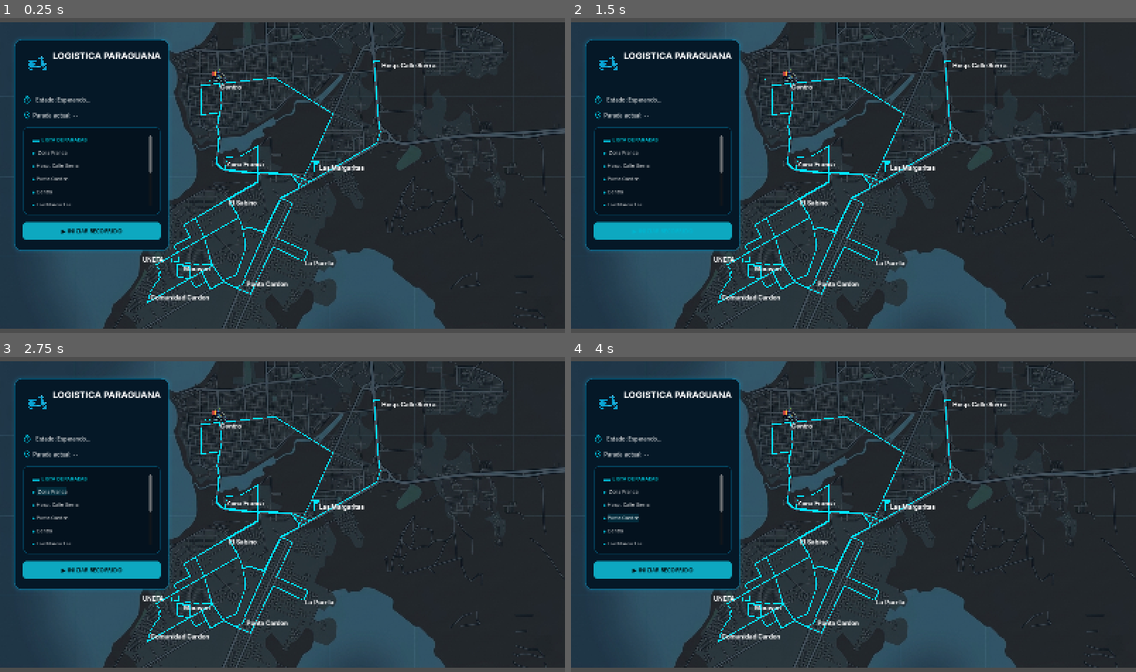
Above: before the commit, frames 1-4 (two rows, left to right).
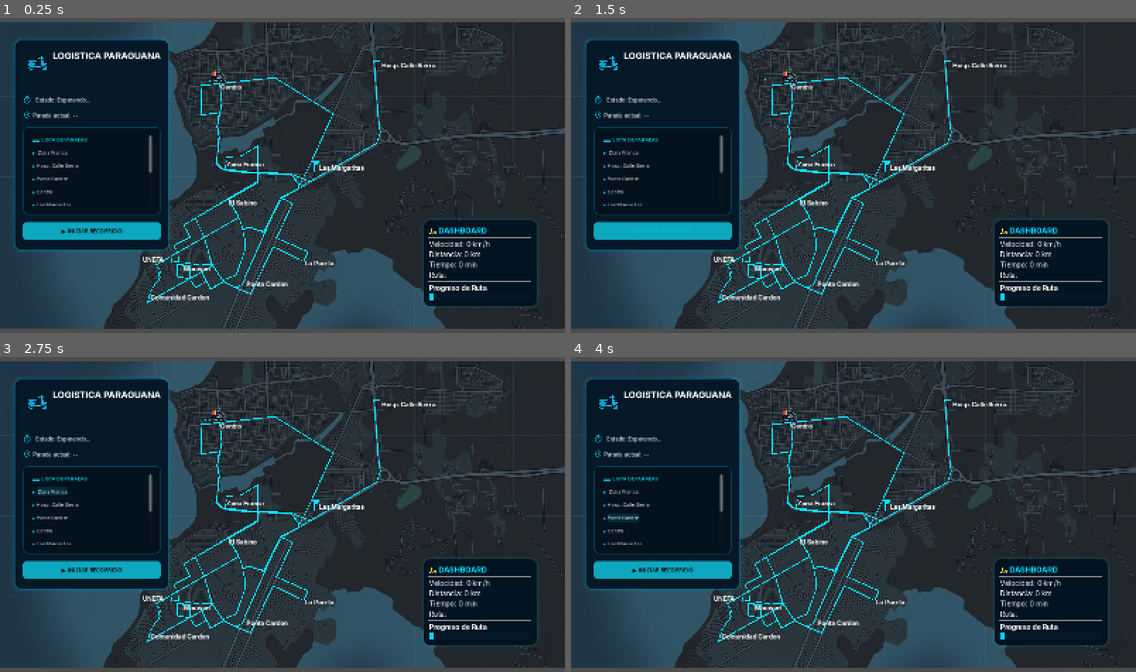
Above: after the commit, the same moments.

Repository: eln3gro245/simulacion
Game: Godot game, scene res://main_simulation.tscn
The game is run twice, just before and just after one commit, with the same random seed, the same clock (stepped at 60 frames per second) and the same inputs.
Inputs:
- Up to frame 1 (0.25 s): no input
- Up to frame 2 (1.5 s): click "▶ INICIAR RECORRIDO" at 0.5 s; click "▶ INICIAR RECORRIDO" at 1.25 s
- Up to frame 3 (2.75 s): click "Zona Franca" at 2 s
- Up to frame 4 (4 s): click "Hosp. Calle Sierra" at 2.75 s; click "Punta Cardon" at 3.5 s

The runs differ from the first frame. In frame 1, 5.3% of the frame differs, in the area x 75-95%, y 64-92%; in frame 2, 5.3%; in frame 3, 5.3%; in frame 4, 5.3%.
Error before the commit: Invalid access to property or key 'ruta_python' on a base object of type 'Nil'. (res://controlador.gd:30)

Commit message:
Dashboard de la moto y Sprite en Entidades

Diff:
--- a/godot/simulacion-delivery-g/interfaz.tscn
+++ b/godot/simulacion-delivery-g/interfaz.tscn
@@ -1,12 +1,13 @@
 [gd_scene format=3 uid="uid://d10g4eo0w31ep"]
 
-[ext_resource type="Script" uid="uid://cypupfjogeaoo" path="res://controlador_interfaz.gd" id="1_0g75o"]
+[ext_resource type="Script" uid="uid://dsrtlh1uywjlc" path="res://controlador_interfaz.gd" id="1_0g75o"]
 [ext_resource type="Texture2D" uid="uid://dstvydkebvx75" path="res://assets/moto_logo_v.png" id="2_6loih"]
 [ext_resource type="Theme" uid="uid://bbj2xgwuml55l" path="res://resources/element_themes.tres" id="2_u50k8"]
 [ext_resource type="Texture2D" uid="uid://dcm7d5d6tudmn" path="res://assets/Time_logo.png" id="4_ke4fu"]
 [ext_resource type="Texture2D" uid="uid://dcijc8xpognuc" path="res://assets/location_logo.png" id="5_0g75o"]
 [ext_resource type="FontFile" uid="uid://bp127wq36h0wg" path="res://assets/fonts/Inter-VariableFont_opsz,wght.ttf" id="5_63phn"]
 [ext_resource type="Texture2D" uid="uid://dteqgrorvl7jn" path="res://assets/Menu_hamburguesa.png" id="6_63phn"]
+[ext_resource type="FontFile" uid="uid://2eyplm6d646i" path="res://assets/fonts/Inter_24pt-Bold.ttf" id="8_63phn"]
 
 [sub_resource type="StyleBoxFlat" id="StyleBoxFlat_ke4fu"]
 content_margin_left = 25.0
@@ -114,6 +115,25 @@
 corner_radius_bottom_right = 10
 corner_radius_bottom_left = 10
 
+[sub_resource type="StyleBoxFlat" id="StyleBoxFlat_g8fbg"]
+bg_color = Color(0.007843138, 0.07450981, 0.12941177, 1)
+border_color = Color(0, 0.8509804, 1, 1)
+corner_radius_top_left = 18
+corner_radius_top_right = 18
+corner_radius_bottom_right = 18
+corner_radius_bottom_left = 18
+corner_detail = 18
+shadow_color = Color(0, 0.8509804, 1, 0.13333334)
+shadow_size = 8
+
+[sub_resource type="StyleBoxFlat" id="StyleBoxFlat_nhims"]
+bg_color = Color(0.019607844, 0.09411765, 0.15294118, 1)
+corner_detail = 10
+
+[sub_resource type="StyleBoxFlat" id="StyleBoxFlat_8wmky"]
+bg_color = Color(0, 0.8509804, 1, 1)
+corner_detail = 10
+
 [node name="Node2D" type="Node2D" unique_id=1659710242]
 script = ExtResource("1_0g75o")
 
@@ -409,6 +429,78 @@
 theme_override_styles/hover = SubResource("StyleBoxFlat_33t3g")
 text = "▶ INICIAR RECORRIDO
 "
+
+[node name="CanvasLayer2" type="CanvasLayer" parent="." unique_id=301262846]
+
+[node name="DashboardMoto" type="PanelContainer" parent="CanvasLayer2" unique_id=309948045]
+custom_minimum_size = Vector2(320, 220)
+anchors_preset = 3
+anchor_left = 1.0
+anchor_top = 1.0
+anchor_right = 1.0
+anchor_bottom = 1.0
+offset_left = -400.0
+offset_top = -300.0
+offset_right = -80.0
+offset_bottom = -80.0
+grow_horizontal = 0
+grow_vertical = 0
+theme_override_styles/panel = SubResource("StyleBoxFlat_g8fbg")
+
+[node name="MarginContainer" type="MarginContainer" parent="CanvasLayer2/DashboardMoto" unique_id=118309489]
+layout_mode = 2
+theme_override_constants/margin_left = 15
+theme_override_constants/margin_top = 15
+theme_override_constants/margin_right = 15
+theme_override_constants/margin_bottom = 15
+
+[node name="VBoxContainer" type="VBoxContainer" parent="CanvasLayer2/DashboardMoto/MarginContainer" unique_id=2055270784]
+layout_mode = 2
+
+[node name="Label" type="Label" parent="CanvasLayer2/DashboardMoto/MarginContainer/VBoxContainer" unique_id=383332911]
+layout_mode = 2
+theme_override_colors/font_color = Color(0, 0.8509804, 1, 1)
+theme_override_fonts/font = ExtResource("8_63phn")
+theme_override_font_sizes/font_size = 22
+text = "🛵 DASHBOARD "
+
+[node name="HSeparator" type="HSeparator" parent="CanvasLayer2/DashboardMoto/MarginContainer/VBoxContainer" unique_id=1629378864]
+layout_mode = 2
+
+[node name="Label2" type="Label" parent="CanvasLayer2/DashboardMoto/MarginContainer/VBoxContainer" unique_id=1281559182]
+layout_mode = 2
+theme_override_fonts/font = ExtResource("5_63phn")
+text = "Velocidad: 0 km/h"
+
+[node name="Label3" type="Label" parent="CanvasLayer2/DashboardMoto/MarginContainer/VBoxContainer" unique_id=1667020420]
+layout_mode = 2
+theme_override_fonts/font = ExtResource("5_63phn")
+text = "Distancia: 0 km"
+
+[node name="Label4" type="Label" parent="CanvasLayer2/DashboardMoto/MarginContainer/VBoxContainer" unique_id=1876178630]
+layout_mode = 2
+theme_override_fonts/font = ExtResource("5_63phn")
+text = "Tiempo: 0 min"
+
+[node name="Label5" type="Label" parent="CanvasLayer2/DashboardMoto/MarginContainer/VBoxContainer" unique_id=171911361]
+layout_mode = 2
+theme_override_fonts/font = ExtResource("5_63phn")
+text = "Ruta: ---"
+
+[node name="HSeparator2" type="HSeparator" parent="CanvasLayer2/DashboardMoto/MarginContainer/VBoxContainer" unique_id=1948306809]
+layout_mode = 2
+
+[node name="Label6" type="Label" parent="CanvasLayer2/DashboardMoto/MarginContainer/VBoxContainer" unique_id=1302796981]
+layout_mode = 2
+text = "Progreso de Ruta"
+
+[node name="Progress_Ruta" type="ProgressBar" parent="CanvasLayer2/DashboardMoto/MarginContainer/VBoxContainer" unique_id=445562873]
+custom_minimum_size = Vector2(0, 20)
+layout_mode = 2
+theme_override_styles/background = SubResource("StyleBoxFlat_nhims")
+theme_override_styles/fill = SubResource("StyleBoxFlat_8wmky")
+value = 5.0
+show_percentage = false
 
 [connection signal="pressed" from="CanvasLayer/MarginContainer/PanelContainer/MarginContainer/VBoxContainer/PanelContainer/MarginContainer/ScrollContainer/VBoxContainer/Fila_Parada1/Zona_FrancaLabel" to="." method="_on_zona_franca_label_pressed"]
 [connection signal="pressed" from="CanvasLayer/MarginContainer/PanelContainer/MarginContainer/VBoxContainer/PanelContainer/MarginContainer/ScrollContainer/VBoxContainer/Fila_Parada2/Hosp_Calle_SierraLabel" to="." method="_on_hosp_calle_sierra_label_pressed"]
--- a/godot/simulacion-delivery-g/main_simulation.tscn
+++ b/godot/simulacion-delivery-g/main_simulation.tscn
@@ -27,6 +27,9 @@
 stretch_mode = 5
 
 [node name="Entidades_Simulacion" type="Node2D" parent="." unique_id=1251033558]
+
+[node name="Moto" parent="Entidades_Simulacion" unique_id=1323727844 instance=ExtResource("2_41m6i")]
+position = Vector2(123, -240)
 
 [node name="Rutas_Lineas" type="Node2D" parent="Entidades_Simulacion" unique_id=320002121]
 
@@ -192,6 +195,3 @@
 anchors_preset = 0
 offset_right = 40.0
 offset_bottom = 40.0
-
-[node name="Moto" parent="ContenedorMoto" unique_id=1323727844 instance=ExtResource("2_41m6i")]
-position = Vector2(123, -240)
--- a/godot/simulacion-delivery-g/project.godot
+++ b/godot/simulacion-delivery-g/project.godot
@@ -17,7 +17,7 @@
 
 [autoload]
 
-ConexionPython="*uid://b3seo31ro76q1"
+ConexionPython="*res://conexion_python.gd"
 
 [debug]
 
Not shown: 1 places in godot/simulacion-delivery-g/main_simulation.tscn that only renumber resources
